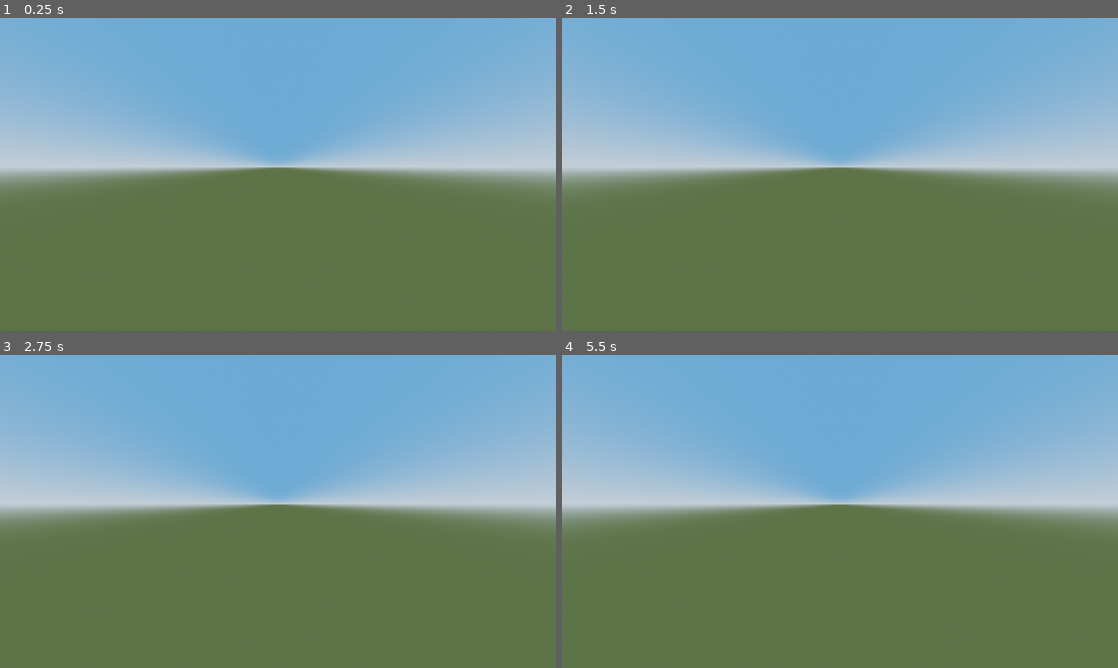
Above: before the commit, frames 1-4 (two rows, left to right).
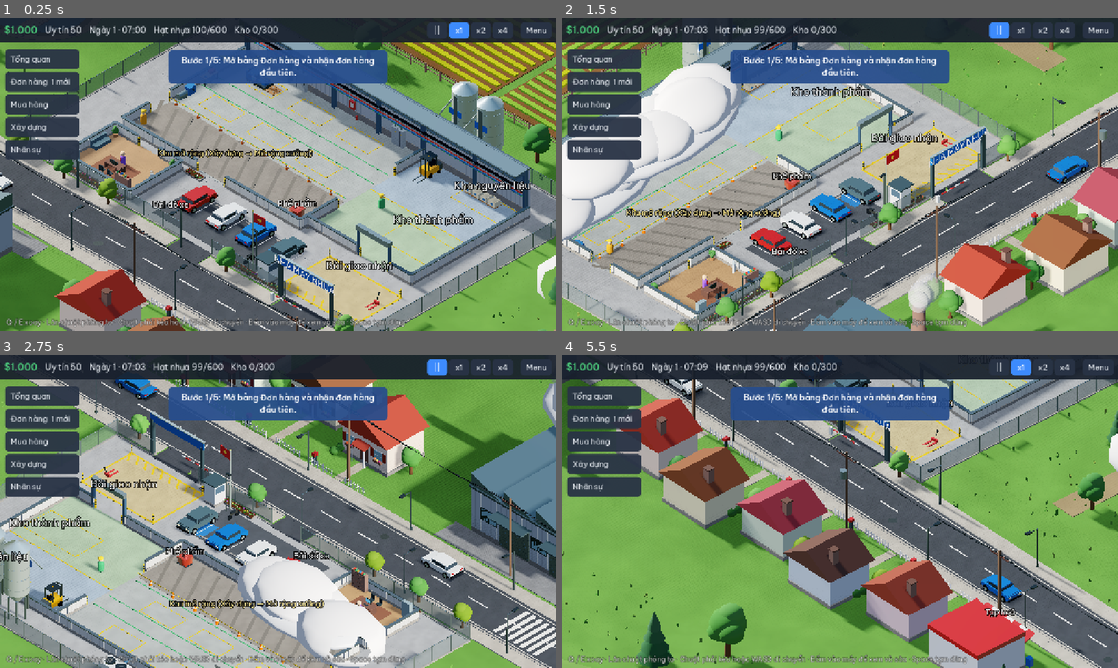
Above: after the commit, the same moments.

Repository: ltt13012001/factory-tycoon-3d
Game: Godot game, scene res://scenes/main.tscn
Two runs of this game, one before a commit and one after it. Both use one fixed random seed, a clock stepped at 60 frames per second and the inputs below.
Inputs (mouse positions are in pixels of both pictures, inside the frame that each line leads up to):
- Up to frame 1 (0.25 s): no input
- Up to frame 2 (1.5 s): tap Enter at 0.5 s; move the mouse to (962, 158) at 0.52 s; hold Right (ui_right) 0.53-1.25 s; tap Q at 0.6 s; click (962, 158) at 0.67 s; tap Space at 0.77 s; drag from (728, 190) to (812, 237) at 1.27 s
- Up to frame 3 (2.75 s): move the mouse to (333, 442) at 2.02 s; hold Right (ui_right) from 2.03 s (still down); tap Q at 2.1 s
- Up to frame 4 (5.5 s): release Right (ui_right) at 2.75 s; drag from (812, 574) to (673, 464) at 2.77 s; move the mouse to (1006, 558) at 3.52 s; hold Left (ui_left) 3.53-4.25 s; tap Q at 3.6, 5.1 s; tap Space at 3.77 s; drag from (673, 464) to (756, 433) at 4.27 s; move the mouse to (867, 511) at 5.02 s; hold Down (ui_down) from 5.03 s (still down); click (867, 511) at 5.17 s

The runs differ from the first frame. In frame 1, 99% of the frame differs, in the area x 0-100%, y 0-100%; in frame 2, 99%; in frame 3, 99%; in frame 4, 99%.
Error before the commit: Parse Error: Function "_build_annex_piles()" not found in base self. (res://scripts/view/factory_view.gd:45)

Commit message:
Restore the warehouse annex stock spots dropped in the graphics rewrite
Co-Authored-By: Claude Opus 5.5 <noreply@anthropic.com>
Claude-Session: https://claude.ai/code/session_0129SfnNSoC39FHYJLbpacVQ

Diff:
--- a/scripts/view/factory_view.gd
+++ b/scripts/view/factory_view.gd
@@ -451,6 +451,19 @@
 	return _bag_shared
 
 
+## Extra stock spots on the racks of the warehouse annex (shown once it is
+## built and the main warehouse spots are full).
+func _build_annex_piles() -> void:
+	for i in 48:
+		var level := i / 16
+		var cell := i % 16
+		_raw_piles.append(_raw_pile(Vector3(21.3 + (cell % 2) * 1.2, 0.1 + level * 0.85, -11.4 + (cell / 2) * 0.95)))
+	for i in 64:
+		var level := i / 16
+		var cell := i % 16
+		_finished_piles.append(_finished_pile(Vector3(21.3 + (cell % 2) * 1.2, 0.1 + level * 0.85, -3.4 + (cell / 2) * 0.95)))
+
+
 func _build_dock_and_office() -> void:
 	var a := FactoryLayout.DOCK_MIN
 	var b := FactoryLayout.DOCK_MAX
